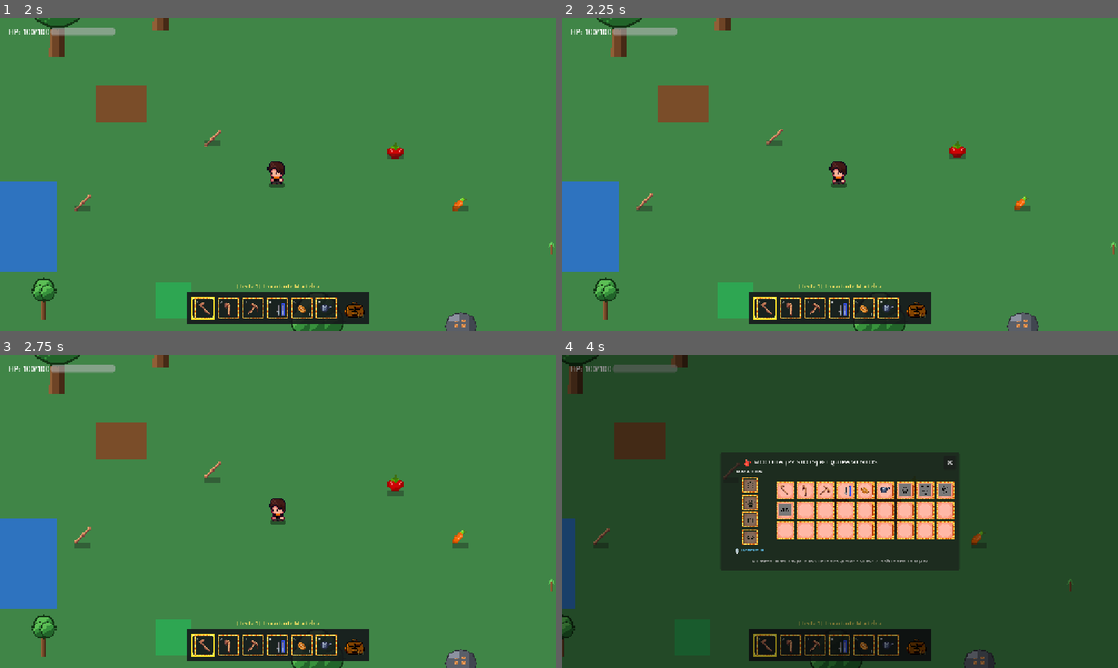
Above: before the commit, frames 1-4 (two rows, left to right).
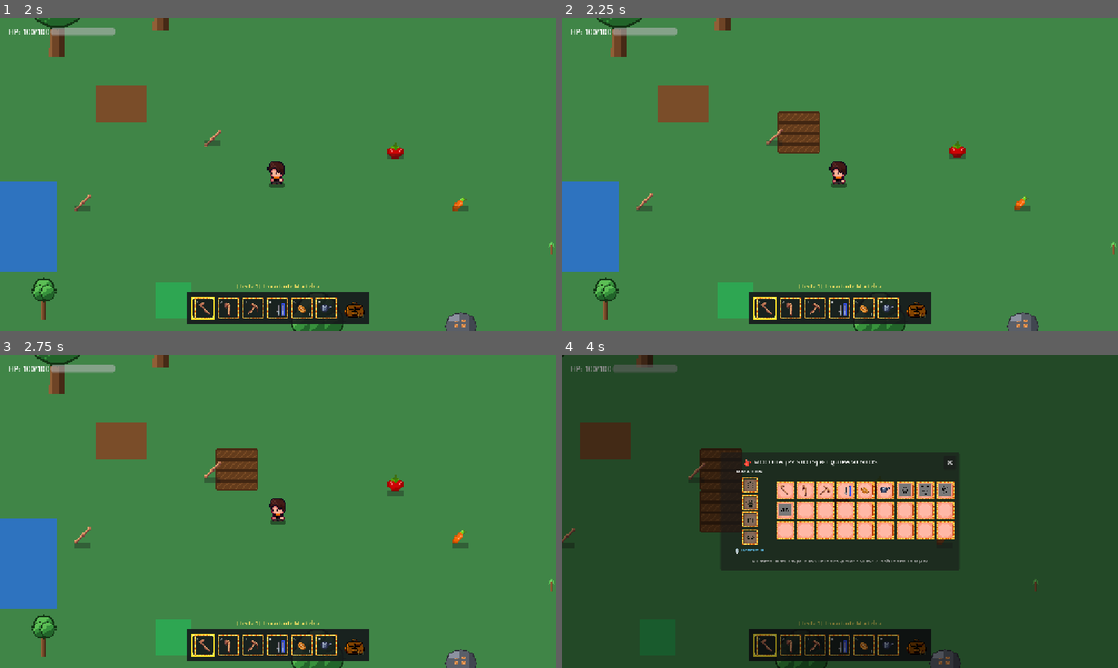
Above: after the commit, the same moments.

Repository: LuFer009-dev/Novos-Come-os
Game: Godot game, scene res://cenas/mundo_fazenda.tscn
Two runs of this game, one before a commit and one after it. Both use one fixed random seed, a clock stepped at 60 frames per second and the inputs below.
Inputs (mouse positions are in pixels of both pictures, inside the frame that each line leads up to):
- Up to frame 1 (2 s): click "[E]" at 0.5 s; click "✕" at 1.25 s
- Up to frame 2 (2.25 s): tap Enter at 2 s; drag from (617, 24) to (606, 284) at 2.02 s
- Up to frame 3 (2.75 s): no input
- Up to frame 4 (4 s): drag from (606, 621) to (617, 361) at 2.77 s; move the mouse to (1112, 555) at 3.52 s; hold D from 3.53 s (still down); tap E at 3.6 s; click (1112, 555) at 3.67 s; tap Space at 3.8 s

Frame 1 is identical in both runs. In frame 2, 1.0% of the frame differs, in the area x 38-47%, y 29-44%; in frame 3, 1.0%; in frame 4, 4.3%, in the area x 0-92%, y 0-100%.

Commit message:
fix(input): corrigir acoes do botao esquerdo do mouse e mira das ferramentas

Diff:
--- a/cenas/mundo_fazenda.tscn
+++ b/cenas/mundo_fazenda.tscn
@@ -24,6 +24,7 @@
 offset_top = -800.0
 offset_right = 1000.0
 offset_bottom = 800.0
+mouse_filter = 2
 color = Color(0.25, 0.52, 0.28, 1)
 
 [node name="Arvores" type="Node2D" parent="." unique_id=940871343]
@@ -76,6 +77,7 @@
 offset_top = -18.0
 offset_right = 20.0
 offset_bottom = 10.0
+mouse_filter = 2
 color = Color(0.48, 0.3, 0.16, 1)
 
 [node name="CollisionShape2D" type="CollisionShape2D" parent="Obstaculos/TroncoCarvalho" unique_id=945820586]
@@ -89,6 +91,7 @@
 offset_top = -18.0
 offset_right = 14.0
 offset_bottom = 10.0
+mouse_filter = 2
 color = Color(0.18, 0.65, 0.32, 1)
 
 [node name="CollisionShape2D" type="CollisionShape2D" parent="Obstaculos/ArbustoBagas" unique_id=972192214]
@@ -102,6 +105,7 @@
 offset_top = -35.0
 offset_right = 50.0
 offset_bottom = 35.0
+mouse_filter = 2
 color = Color(0.18, 0.45, 0.75, 1)
 
 [node name="CollisionShape2D" type="CollisionShape2D" parent="Obstaculos/LagoAgua" unique_id=1148119097]
--- a/scripts/hud.gd
+++ b/scripts/hud.gd
@@ -1,5 +1,7 @@
 extends CanvasLayer
 class_name HUD
+
+static var inventario_aberto: bool = false
 
 ## Gerencia a interface do jogo:
 ## - Barra de Vida (RF013)
@@ -183,6 +185,7 @@
 
 func toggle_inventario() -> void:
 	janela_inventario.visible = !janela_inventario.visible
+	inventario_aberto = janela_inventario.visible
 	if janela_inventario.visible:
 		atualizar_todos_os_slots()
 
--- a/scripts/player.gd
+++ b/scripts/player.gd
@@ -1,12 +1,13 @@
 extends CharacterBody2D
 class_name Player
 
-## Gerencia a movimentação em 8 direções e o uso ativo de ferramentas:
-## - Machado: corta árvores e tocos.
-## - Enxada: ara a terra da fazenda criando canteiros de plantio.
+## Gerencia a movimentação em 8 direções e o uso ativo de ferramentas com o mouse e teclado:
+## - Machado: corta árvores e tocos ao clicar neles ou bater na direção deles.
+## - Enxada: ara a terra da fazenda no local clicado.
 ## - Picareta: minera rochas de ferro e desmancha canteiros.
-## - Espada: golpeia inimigos.
-## - Regador (Bulling): rega canteiros e acelera crescimento de árvores.
+## - Regador (Bulling): rega canteiros e acelera o crescimento de árvores.
+## - Espada: desfere golpes.
+## - Comida: alimenta e cura o Luan.
 
 @export var velocidade: float = 160.0
 @export var aceleracao: float = 1200.0
@@ -30,6 +31,7 @@
 		sprite.play("idle")
 	if sprite_ferramenta:
 		sprite_ferramenta.visible = false
+		sprite_ferramenta.z_index = 10
 
 func _physics_process(delta: float) -> void:
 	if esta_usando_ferramenta:
@@ -39,15 +41,27 @@
 
 	processar_movimento(delta)
 
-func _unhandled_input(event: InputEvent) -> void:
-	if esta_usando_ferramenta:
-		return
-
-	# Clique com o botão esquerdo do mouse ou Barra de Espaço para usar a ferramenta ativa
+func _input(event: InputEvent) -> void:
+	# Não usa ferramentas se a janela de inventário estiver aberta na tela
+	if HUD.inventario_aberto:
+		return
+
+	# Clique com botão esquerdo do mouse
 	if event is InputEventMouseButton and event.pressed and event.button_index == MOUSE_BUTTON_LEFT:
-		usar_ferramenta_ativa()
+		var mouse_tela = get_viewport().get_mouse_position()
+		var tela_tamanho = get_viewport_rect().size
+
+		# Ignora cliques sobre a barra de ferramentas (na parte inferior central da tela)
+		if mouse_tela.y > tela_tamanho.y - 95 and abs(mouse_tela.x - tela_tamanho.x * 0.5) < 220:
+			return
+
+		usar_ferramenta_no_ponto(get_global_mouse_position())
+		get_viewport().set_input_as_handled()
+
+	# Barra de Espaço (ação na direção em que está olhando)
 	elif event is InputEventKey and event.pressed and not event.echo and event.physical_keycode == KEY_SPACE:
-		usar_ferramenta_ativa()
+		usar_ferramenta_no_ponto(global_position + direcao_olhar * 32.0)
+		get_viewport().set_input_as_handled()
 
 func processar_movimento(delta: float) -> void:
 	var input := Vector2.ZERO
@@ -67,16 +81,12 @@
 		direcao_olhar = direcao_movimento
 		velocity = velocity.move_toward(direcao_movimento * velocidade, aceleracao * delta)
 
-		# Atualiza a direção do Raycast de interação
 		if raycast_acao:
 			raycast_acao.target_position = direcao_olhar * 32.0
 
 		if sprite:
 			sprite.play("walk")
-			if direcao_movimento.x > 0.05:
-				sprite.flip_h = true  # Olha para a direita
-			elif direcao_movimento.x < -0.05:
-				sprite.flip_h = false # Olha para a esquerda
+			atualizar_orientacao_visual(direcao_movimento.x)
 	else:
 		velocity = velocity.move_toward(Vector2.ZERO, friccao * delta)
 		if sprite:
@@ -84,7 +94,18 @@
 
 	move_and_slide()
 
-func usar_ferramenta_ativa() -> void:
+func atualizar_orientacao_visual(dir_x: float) -> void:
+	if sprite == null:
+		return
+	if dir_x > 0.05:
+		sprite.flip_h = true  # Olha para a direita
+	elif dir_x < -0.05:
+		sprite.flip_h = false # Olha para a esquerda
+
+func usar_ferramenta_no_ponto(pos_alvo: Vector2) -> void:
+	if esta_usando_ferramenta:
+		return
+
 	var item_ativo = InventoryManager.obter_item_ativo()
 	if item_ativo.is_empty():
 		return
@@ -93,25 +114,31 @@
 	var id = item_ativo.get("id", "")
 	var icone = item_ativo.get("icone", null)
 
-	# Inicia animação visual de balanço da ferramenta
+	# Vira o Luan em direção ao ponto de clique
+	var vetor_clique = pos_alvo - global_position
+	if vetor_clique.length() > 6.0:
+		direcao_olhar = vetor_clique.normalized()
+		atualizar_orientacao_visual(direcao_olhar.x)
+
+	# Executa animação visual do balanço
 	animar_balanco_ferramenta(icone)
 
-	# Posição do bloco à frente do jogador
-	var pos_frente = global_position + (direcao_olhar * 28.0)
-	var tile_pos = Vector2(round(pos_frente.x / 32.0) * 32.0, round(pos_frente.y / 32.0) * 32.0)
+	# Se clicou perto (até 110px), usa o ponto do clique; senão, usa a frente do Luan
+	var dist = global_position.distance_to(pos_alvo)
+	var pos_acao = pos_alvo if dist <= 110.0 else (global_position + direcao_olhar * 32.0)
 
 	match tipo:
 		"machado":
-			executar_acao_machado()
+			acao_machado(pos_acao)
 		"picareta":
-			executar_acao_picareta()
+			acao_picareta(pos_acao)
 		"ferramenta":
 			if id == "enxada_madeira":
-				arar_solo(tile_pos)
+				acao_enxada(pos_acao)
 			elif id == "bulling":
-				regar_solo_ou_arvore()
+				acao_regador(pos_acao)
 		"arma":
-			executar_golpe_espada()
+			print("[Espada] Luan atacou com a Espada de Prata!")
 		"comida":
 			comer_alimento()
 
@@ -123,87 +150,109 @@
 	sprite_ferramenta.texture = icone_textura
 	sprite_ferramenta.visible = true
 
-	# Define ângulo do golpe de acordo com o lado para o qual o Luan está virado
-	var angulo_base = direcao_olhar.angle()
-	pivot_ferramenta.rotation = angulo_base
-
-	var angulo_inicio = -45.0
-	var angulo_fim = 45.0
+	# Aponta o pivot para a direção em que o Luan está interagindo
+	pivot_ferramenta.rotation = direcao_olhar.angle()
+
+	var ang_inicio = -50.0
+	var ang_fim = 50.0
 	if direcao_olhar.x < -0.05:
-		angulo_inicio = 45.0
-		angulo_fim = -45.0
-
-	sprite_ferramenta.rotation_degrees = angulo_inicio
+		ang_inicio = 50.0
+		ang_fim = -50.0
+
+	sprite_ferramenta.rotation_degrees = ang_inicio
 
 	var tween = create_tween()
-	tween.tween_property(sprite_ferramenta, "rotation_degrees", angulo_fim, 0.16).set_trans(Tween.TRANS_QUAD).set_ease(Tween.EASE_OUT)
+	tween.tween_property(sprite_ferramenta, "rotation_degrees", ang_fim, 0.15).set_trans(Tween.TRANS_QUAD).set_ease(Tween.EASE_OUT)
 	await tween.finished
 
 	sprite_ferramenta.visible = false
 	esta_usando_ferramenta = false
 
-# --- AÇÃO 1: MACHADO ---
-func executar_acao_machado() -> void:
-	var alvo = detectar_alvo_em_frente()
-	if alvo is Arvore:
-		alvo.golpear_arvore()
-		return
-
-	# Busca árvores próximas
+# --- 1. AÇÃO DO MACHADO ---
+func acao_machado(pos: Vector2) -> void:
+	var arvore_mais_proxima: Arvore = null
+	var menor_dist = 60.0
+
 	for arvore in get_tree().get_nodes_in_group("arvores"):
-		if global_position.distance_to(arvore.global_position) < 55.0:
-			arvore.golpear_arvore()
-			return
-
-# --- AÇÃO 2: PICARETA ---
-func executar_acao_picareta() -> void:
-	var alvo = detectar_alvo_em_frente()
-	if alvo is RochaMinerio:
-		alvo.golpear_rocha()
-		return
-	elif alvo is TerraArada:
-		alvo.desfazer_canteiro()
-		return
-
-	# Busca rochas próximas
+		if not is_instance_valid(arvore):
+			continue
+		var dist_clique = arvore.global_position.distance_to(pos)
+		var dist_jogador = global_position.distance_to(arvore.global_position)
+		if dist_jogador <= 110.0 and dist_clique < menor_dist:
+			menor_dist = dist_clique
+			arvore_mais_proxima = arvore
+
+	if arvore_mais_proxima:
+		arvore_mais_proxima.golpear_arvore()
+	else:
+		print("[Machado] Golpe no ar.")
+
+# --- 2. AÇÃO DA PICARETA ---
+func acao_picareta(pos: Vector2) -> void:
+	# 1. Procura rochas de minério
+	var rocha_mais_proxima: RochaMinerio = null
+	var menor_dist = 50.0
+
 	for rocha in get_tree().get_nodes_in_group("rochas"):
-		if global_position.distance_to(rocha.global_position) < 50.0:
-			rocha.golpear_rocha()
-			return
-
-# --- AÇÃO 3: ENXADA (ARAR A TERRA) ---
-func arar_solo(tile_pos: Vector2) -> void:
-	# Verifica se já existe um canteiro ou obstáculo na posição
-	var espaco_ocupado = false
+		if not is_instance_valid(rocha):
+			continue
+		var dist_clique = rocha.global_position.distance_to(pos)
+		var dist_jogador = global_position.distance_to(rocha.global_position)
+		if dist_jogador <= 110.0 and dist_clique < menor_dist:
+			menor_dist = dist_clique
+			rocha_mais_proxima = rocha
+
+	if rocha_mais_proxima:
+		rocha_mais_proxima.golpear_rocha()
+		return
+
+	# 2. Se bater em um canteiro de terra arada, desmancha-o
 	for terra in get_tree().get_nodes_in_group("terras_aradas"):
-		if terra.global_position.distance_to(tile_pos) < 18.0:
-			espaco_ocupado = true
-			break
-
-	if not espaco_ocupado:
-		var novo_canteiro = cena_terra_arada.instantiate() as TerraArada
-		novo_canteiro.global_position = tile_pos
-		novo_canteiro.add_to_group("terras_aradas")
-		get_parent().add_child(novo_canteiro)
-		print("[Enxada] Solo arado na posição: ", tile_pos)
-
-# --- AÇÃO 4: REGADOR ---
-func regar_solo_ou_arvore() -> void:
+		if not is_instance_valid(terra):
+			continue
+		if terra.global_position.distance_to(pos) < 32.0 and global_position.distance_to(terra.global_position) <= 100.0:
+			terra.desfazer_canteiro()
+			return
+
+	print("[Picareta] Golpe no ar.")
+
+# --- 3. AÇÃO DA ENXADA (ARAR A TERRA) ---
+func acao_enxada(pos: Vector2) -> void:
+	var tile_pos = Vector2(round(pos.x / 32.0) * 32.0, round(pos.y / 32.0) * 32.0)
+
+	# Verifica se já existe um canteiro nesta posição
 	for terra in get_tree().get_nodes_in_group("terras_aradas"):
-		if global_position.distance_to(terra.global_position) < 45.0:
+		if is_instance_valid(terra) and terra.global_position.distance_to(tile_pos) < 18.0:
+			print("[Enxada] Este solo já está arado.")
+			return
+
+	# Verifica se não há obstáculo na posição
+	for obstaculo in get_tree().get_nodes_in_group("arvores") + get_tree().get_nodes_in_group("rochas"):
+		if is_instance_valid(obstaculo) and obstaculo.global_position.distance_to(tile_pos) < 24.0:
+			print("[Enxada] Terreno bloqueado.")
+			return
+
+	var novo_canteiro = cena_terra_arada.instantiate() as TerraArada
+	novo_canteiro.global_position = tile_pos
+	novo_canteiro.add_to_group("terras_aradas")
+	get_parent().add_child(novo_canteiro)
+	print("[Enxada] Solo arado com sucesso em: ", tile_pos)
+
+# --- 4. AÇÃO DO REGADOR ---
+func acao_regador(pos: Vector2) -> void:
+	for terra in get_tree().get_nodes_in_group("terras_aradas"):
+		if is_instance_valid(terra) and terra.global_position.distance_to(pos) < 32.0 and global_position.distance_to(terra.global_position) <= 100.0:
 			terra.regar()
 			return
 
 	for arvore in get_tree().get_nodes_in_group("arvores"):
-		if global_position.distance_to(arvore.global_position) < 55.0:
+		if is_instance_valid(arvore) and arvore.global_position.distance_to(pos) < 50.0 and global_position.distance_to(arvore.global_position) <= 100.0:
 			arvore.regar_arvore()
 			return
 
-# --- AÇÃO 5: ESPADA ---
-func executar_golpe_espada() -> void:
-	print("[Espada] Luan desferiu um golpe com a Espada de Prata!")
-
-# --- AÇÃO 6: COMIDA ---
+	print("[Regador] Água espirrada no solo.")
+
+# --- 5. COMIDA ---
 func comer_alimento() -> void:
 	if stats and stats.vida_atual < stats.vida_maxima:
 		stats.curar(20.0)
@@ -212,8 +261,3 @@
 			InventoryManager.slots[InventoryManager.slot_ativo] = null
 		InventoryManager.inventario_atualizado.emit()
 		print("[Comida] Luan comeu e recuperou 20 HP!")
-
-func detectar_alvo_em_frente() -> Node:
-	if raycast_acao and raycast_acao.is_colliding():
-		return raycast_acao.get_collider()
-	return null
Not shown, added: assets/sprites/Tileset/Folha de Tilesets Pixel Art Rural.png.import
